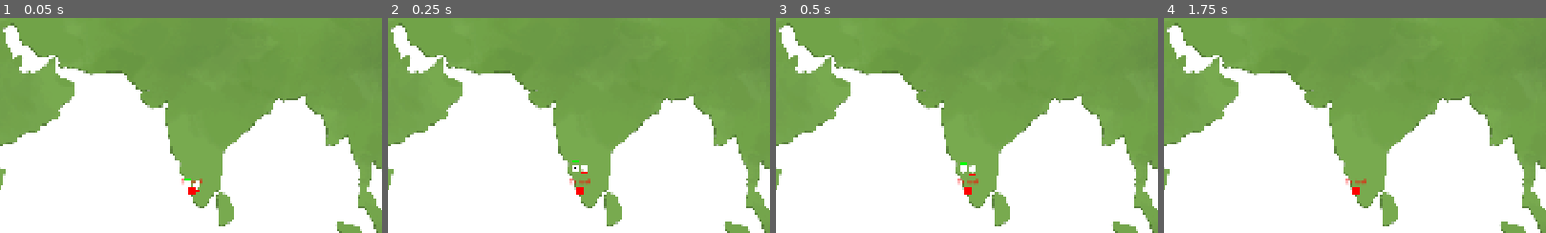
Above: before the commit, frames 1-4 (left to right).
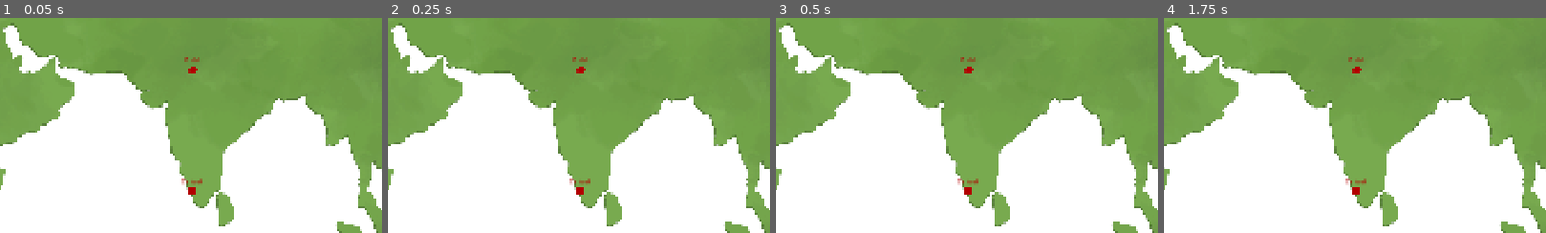
Above: after the commit, the same moments.

Repository: SharkyBSA/RDVH-2026
Game: Godot game, scene res://baptiste/main.tscn
Two runs of this game, one before a commit and one after it. Both use one fixed random seed, a clock stepped at 60 frames per second and the inputs below.
Inputs (mouse positions are % of the whole screen's width and height, from its top left):
- Up to frame 1 (0.05 s): no input
- Up to frame 2 (0.25 s): no input
- Up to frame 3 (0.5 s): no input
- Up to frame 4 (1.75 s): click (50, 41) at 0.52 s; tap Enter at 1.25 s
The pictures show only the part of the screen within x 26-76%, y 6-56%; the shares and areas given below are measured in that part.

The runs differ from the first frame. In frame 1, 0.4% of the frame differs, in the area x 47-53%, y 18-83%; in frame 2, 0.4%; in frame 3, 0.4%; in frame 4, 0.2%.

Commit message:
push

Diff:
--- a/alice/turn_mgr/events/turn_event.gd
+++ b/alice/turn_mgr/events/turn_event.gd
@@ -3,7 +3,8 @@
 ##Event.new() cree un Event vide
 class_name Event
 
-enum Type {NONE,TEMPEST,FOE}
+enum Type {NONE,TEMPEST,FOE,SPAWN}
 
 @export var target_town : int = 0
 @export var type : Type = Type.NONE
+@export var turn := 0
--- a/alice/turn_mgr/town_offer/town_proposition.gd
+++ b/alice/turn_mgr/town_offer/town_proposition.gd
@@ -4,10 +4,9 @@
 class_name TownOffer
 
 @export var town : int = -1
-@export var res_to_send : String = ""
-@export var send_amount : float = 0
-@export var res_to_receive : String = ""
-@export var receive_amount : float = 0
+@export var resource : String = ""
+## Negative means that it buys
+@export var amount : int = 0
 
-func convert_offer(offer_send_amount: float)->float:
-	return offer_send_amount*receive_amount/send_amount
+#func convert_offer(offer_send_amount: int)->int:
+	#return offer_send_amount*receive_amount/send_amount
--- a/alice/turn_mgr/turn_manager.gd
+++ b/alice/turn_mgr/turn_manager.gd
@@ -4,17 +4,17 @@
 @export var events : GameEvents
 @export var town_offers : GameTownOffers
 
-var current_turn : int = 0
+var current_turn := 0
 signal next_turned
 
 func next_turn() -> void:
-	current_turn+=1
+	current_turn += 1
 	next_turned.emit()
 
 ##Permet de recuper l'event de ce tour
-func get_turn_event()->Event:
+func get_turn_event() -> Event:
 	return events.get_event_of_turn(current_turn)
 
 ##Permet de recuperer toutes les offres de villes pour ce tour
-func get_turn_town_offers()->Array[TownOffer]:
+func get_turn_town_offers() -> Array[TownOffer]:
 	return town_offers.get_town_offers_of_turn(current_turn)
--- a/baptiste/main.tscn
+++ b/baptiste/main.tscn
@@ -1,9 +1,52 @@
 [gd_scene format=3 uid="uid://d4aqgc1yb1tcg"]
 
 [ext_resource type="Texture2D" uid="uid://1jk6g70q232y" path="res://assets/map.png" id="1_08s08"]
+[ext_resource type="PackedScene" uid="uid://dgfv6e3vip0a4" path="res://alice/turn_mgr/turn_manager.tscn" id="1_olmnm"]
+[ext_resource type="Script" uid="uid://dji1gvea14ls8" path="res://alice/turn_mgr/events/turn_event.gd" id="2_ekwjs"]
 [ext_resource type="PackedScene" uid="uid://gebyhljdrb4c" path="res://baptiste/town.tscn" id="2_eos35"]
+[ext_resource type="Script" uid="uid://bu7cj6yg78hg2" path="res://alice/turn_mgr/town_offer/game_town_offers.gd" id="2_wbs85"]
+[ext_resource type="Script" uid="uid://0lvj1rsiyhjb" path="res://alice/turn_mgr/town_offer/array_town_offers.gd" id="3_5iygx"]
+[ext_resource type="Script" uid="uid://drfbg3jb0nf5x" path="res://alice/turn_mgr/events/game_events.gd" id="3_n0y6q"]
+[ext_resource type="Texture2D" uid="uid://v5v7ahwfgyfd" path="res://assets/banners/placeholder.png" id="4_6q2l1"]
+[ext_resource type="Script" uid="uid://76olk5l6av78" path="res://alice/turn_mgr/town_offer/town_proposition.gd" id="4_ekwjs"]
+[ext_resource type="Script" uid="uid://8gf4q40bt0ms" path="res://baptiste/trade_window.gd" id="4_pdaul"]
+[ext_resource type="Texture2D" uid="uid://cnvf8yuxfkx0o" path="res://assets/transport/boat.png" id="5_pdaul"]
+
+[sub_resource type="Resource" id="Resource_iunt3"]
+script = ExtResource("2_ekwjs")
+target_town = 2
+type = 3
+turn = 1
+metadata/_custom_type_script = "uid://dji1gvea14ls8"
+
+[sub_resource type="Resource" id="Resource_wj50k"]
+script = ExtResource("3_n0y6q")
+events = Array[ExtResource("2_ekwjs")]([SubResource("Resource_iunt3")])
+metadata/_custom_type_script = "uid://drfbg3jb0nf5x"
+
+[sub_resource type="Resource" id="Resource_5iygx"]
+script = ExtResource("4_ekwjs")
+metadata/_custom_type_script = "uid://76olk5l6av78"
+
+[sub_resource type="Resource" id="Resource_ekwjs"]
+script = ExtResource("3_5iygx")
+offers = Array[ExtResource("4_ekwjs")]([SubResource("Resource_5iygx"), null])
+metadata/_custom_type_script = "uid://0lvj1rsiyhjb"
+
+[sub_resource type="Resource" id="Resource_wbs85"]
+script = ExtResource("3_5iygx")
+metadata/_custom_type_script = "uid://0lvj1rsiyhjb"
+
+[sub_resource type="Resource" id="Resource_n0y6q"]
+script = ExtResource("2_wbs85")
+town_offers = Array[ExtResource("3_5iygx")]([SubResource("Resource_ekwjs"), SubResource("Resource_wbs85")])
+metadata/_custom_type_script = "uid://bu7cj6yg78hg2"
 
 [node name="Main" type="Node" unique_id=2072706222]
+
+[node name="TurnManager" parent="." unique_id=610062439 instance=ExtResource("1_olmnm")]
+events = SubResource("Resource_wj50k")
+town_offers = SubResource("Resource_n0y6q")
 
 [node name="UI" type="Control" parent="." unique_id=1370429011]
 layout_mode = 3
@@ -23,10 +66,309 @@
 texture = ExtResource("1_08s08")
 expand_mode = 1
 
-[node name="Town" parent="UI" unique_id=2064836468 instance=ExtResource("2_eos35")]
-layout_mode = 0
+[node name="TownManager" type="Node" parent="UI" unique_id=1207062910]
+unique_name_in_owner = true
+
+[node name="StartingTown" parent="UI/TownManager" unique_id=2064836468 instance=ExtResource("2_eos35")]
 offset_left = 924.0
 offset_top = 461.0
 offset_right = 1026.0
 offset_bottom = 512.0
 town_name = "Calicut"
+res_type_high = -1
+res_type_low = -1
+
+[node name="Dehli" parent="UI/TownManager" unique_id=2084830226 instance=ExtResource("2_eos35")]
+offset_left = 926.0
+offset_top = 156.0
+offset_right = 1028.0
+offset_bottom = 207.0
+town_name = "Dehli"
+
+[node name="Goa" parent="UI/TownManager" unique_id=811356729 instance=ExtResource("2_eos35")]
+offset_left = 890.0
+offset_top = 379.0
+offset_right = 992.0
+offset_bottom = 430.0
+town_name = "Goa"
+portuguese = true
+
+[node name="TradeWindow" type="Control" parent="UI" unique_id=1043926492]
+z_index = 3
+layout_mode = 1
+anchor_left = 0.1
+anchor_top = 1.1
+anchor_right = 0.9
+anchor_bottom = 1.9
+offset_right = 40.0
+offset_bottom = 40.0
+script = ExtResource("4_pdaul")
+
+[node name="ColorRect" type="ColorRect" parent="UI/TradeWindow" unique_id=1038398775]
+z_index = 3
+layout_mode = 1
+anchors_preset = 15
+anchor_right = 1.0
+anchor_bottom = 1.0
+grow_horizontal = 2
+grow_vertical = 2
+color = Color(0.22352941, 0.3882353, 0.42352942, 1)
+
+[node name="VBoxContainer" type="VBoxContainer" parent="UI/TradeWindow" unique_id=1642692160]
+z_index = 3
+layout_mode = 1
+anchors_preset = -1
+anchor_left = 0.05
+anchor_top = 0.05
+anchor_right = 0.95
+anchor_bottom = 0.95
+grow_horizontal = 2
+grow_vertical = 2
+theme_override_constants/separation = 50
+
+[node name="Title" type="Label" parent="UI/TradeWindow/VBoxContainer" unique_id=958919449]
+z_index = 3
+layout_mode = 2
+theme_override_font_sizes/font_size = 50
+text = "Lancement d'expédition vers X"
+horizontal_alignment = 1
+
+[node name="Banner" type="TextureRect" parent="UI/TradeWindow/VBoxContainer" unique_id=670152815]
+z_index = 3
+custom_maximum_size = Vector2(-1, 300)
+layout_mode = 2
+texture = ExtResource("4_6q2l1")
+expand_mode = 4
+
+[node name="HBoxContainer" type="HBoxContainer" parent="UI/TradeWindow/VBoxContainer" unique_id=2056092799]
+z_index = 3
+layout_mode = 2
+theme_override_constants/separation = 100
+alignment = 1
+
+[node name="ColorRect" type="ColorRect" parent="UI/TradeWindow/VBoxContainer/HBoxContainer" unique_id=274570232]
+z_index = 3
+custom_minimum_size = Vector2(305.265, 287.13)
+layout_mode = 2
+color = Color(0.32544094, 0.32544088, 0.32544088, 1)
+
+[node name="VBoxContainer" type="VBoxContainer" parent="UI/TradeWindow/VBoxContainer/HBoxContainer/ColorRect" unique_id=2013505970]
+layout_mode = 1
+anchors_preset = 15
+anchor_right = 1.0
+anchor_bottom = 1.0
+grow_horizontal = 2
+grow_vertical = 2
+
+[node name="Title" type="Label" parent="UI/TradeWindow/VBoxContainer/HBoxContainer/ColorRect/VBoxContainer" unique_id=108971776]
+layout_mode = 2
+text = "Marchandises"
+horizontal_alignment = 1
+
+[node name="HBoxContainer" type="HBoxContainer" parent="UI/TradeWindow/VBoxContainer/HBoxContainer/ColorRect/VBoxContainer" unique_id=1755351769]
+layout_mode = 2
+theme_override_constants/separation = 10
+alignment = 1
+
+[node name="VBoxContainer" type="VBoxContainer" parent="UI/TradeWindow/VBoxContainer/HBoxContainer/ColorRect/VBoxContainer/HBoxContainer" unique_id=893513060]
+layout_mode = 2
+theme_override_constants/separation = 20
+alignment = 1
+
+[node name="ColorRect" type="ColorRect" parent="UI/TradeWindow/VBoxContainer/HBoxContainer/ColorRect/VBoxContainer/HBoxContainer/VBoxContainer" unique_id=2129335613]
+custom_minimum_size = Vector2(200, 200)
+layout_mode = 2
+color = Color(0.20152658, 0.20152658, 0.20152658, 1)
+
+[node name="TextureRect" type="TextureRect" parent="UI/TradeWindow/VBoxContainer/HBoxContainer/ColorRect/VBoxContainer/HBoxContainer/VBoxContainer/ColorRect" unique_id=764401237]
+custom_maximum_size = Vector2(200, 200)
+propagate_maximum_size = true
+layout_mode = 0
+offset_top = 4.0
+offset_right = 200.0
+offset_bottom = 204.0
+texture = ExtResource("5_pdaul")
+
+[node name="HBoxContainer" type="HBoxContainer" parent="UI/TradeWindow/VBoxContainer/HBoxContainer/ColorRect/VBoxContainer/HBoxContainer/VBoxContainer" unique_id=1448829759]
+layout_mode = 2
+theme_override_constants/separation = 20
+alignment = 1
+
+[node name="TradeButtonSubtract" type="Button" parent="UI/TradeWindow/VBoxContainer/HBoxContainer/ColorRect/VBoxContainer/HBoxContainer/VBoxContainer/HBoxContainer" unique_id=2011798243]
+unique_name_in_owner = true
+custom_minimum_size = Vector2(30, 0)
+layout_mode = 2
+disabled = true
+text = "-"
+
+[node name="TradeLabel" type="Label" parent="UI/TradeWindow/VBoxContainer/HBoxContainer/ColorRect/VBoxContainer/HBoxContainer/VBoxContainer/HBoxContainer" unique_id=509736930]
+unique_name_in_owner = true
+custom_minimum_size = Vector2(20, 0)
+custom_maximum_size = Vector2(20, -1)
+layout_mode = 2
+text = "0"
+horizontal_alignment = 1
+
+[node name="TradeButtonAdd" type="Button" parent="UI/TradeWindow/VBoxContainer/HBoxContainer/ColorRect/VBoxContainer/HBoxContainer/VBoxContainer/HBoxContainer" unique_id=1681775567]
+unique_name_in_owner = true
+custom_minimum_size = Vector2(30, 0)
+layout_mode = 2
+text = "+"
+
+[node name="VBoxContainer2" type="VBoxContainer" parent="UI/TradeWindow/VBoxContainer/HBoxContainer/ColorRect/VBoxContainer/HBoxContainer" unique_id=1340870045]
+layout_mode = 2
+alignment = 1
+
+[node name="LabelStock" type="Label" parent="UI/TradeWindow/VBoxContainer/HBoxContainer/ColorRect/VBoxContainer/HBoxContainer/VBoxContainer2" unique_id=311348096]
+layout_mode = 2
+text = "X à vendre"
+horizontal_alignment = 1
+
+[node name="TradeProgressBar" type="ProgressBar" parent="UI/TradeWindow/VBoxContainer/HBoxContainer/ColorRect/VBoxContainer/HBoxContainer/VBoxContainer2" unique_id=740463125]
+unique_name_in_owner = true
+custom_minimum_size = Vector2(0, 200)
+layout_mode = 2
+fill_mode = 3
+
+[node name="LabelShipping" type="Label" parent="UI/TradeWindow/VBoxContainer/HBoxContainer/ColorRect/VBoxContainer/HBoxContainer/VBoxContainer2" unique_id=399673325]
+unique_name_in_owner = true
+layout_mode = 2
+text = "Cargo X"
+horizontal_alignment = 1
+
+[node name="ColorRect2" type="ColorRect" parent="UI/TradeWindow/VBoxContainer/HBoxContainer" unique_id=1320254923]
+z_index = 3
+custom_minimum_size = Vector2(305.265, 287.13)
+layout_mode = 2
+color = Color(0.32544094, 0.32544088, 0.32544088, 1)
+
+[node name="VBoxContainer" type="VBoxContainer" parent="UI/TradeWindow/VBoxContainer/HBoxContainer/ColorRect2" unique_id=1767974419]
+layout_mode = 1
+anchors_preset = 15
+anchor_right = 1.0
+anchor_bottom = 1.0
+grow_horizontal = 2
+grow_vertical = 2
+
+[node name="Title" type="Label" parent="UI/TradeWindow/VBoxContainer/HBoxContainer/ColorRect2/VBoxContainer" unique_id=1965144305]
+layout_mode = 2
+text = "Protection"
+horizontal_alignment = 1
+
+[node name="HBoxContainer" type="HBoxContainer" parent="UI/TradeWindow/VBoxContainer/HBoxContainer/ColorRect2/VBoxContainer" unique_id=558341519]
+layout_mode = 2
+theme_override_constants/separation = 10
+alignment = 1
+
+[node name="VBoxContainer" type="VBoxContainer" parent="UI/TradeWindow/VBoxContainer/HBoxContainer/ColorRect2/VBoxContainer/HBoxContainer" unique_id=511325084]
+layout_mode = 2
+theme_override_constants/separation = 20
+alignment = 1
+
+[node name="ColorRect" type="ColorRect" parent="UI/TradeWindow/VBoxContainer/HBoxContainer/ColorRect2/VBoxContainer/HBoxContainer/VBoxContainer" unique_id=436270259]
+custom_minimum_size = Vector2(200, 200)
+layout_mode = 2
+color = Color(0.20152658, 0.20152658, 0.20152658, 1)
+
+[node name="TextureRect" type="TextureRect" parent="UI/TradeWindow/VBoxContainer/HBoxContainer/ColorRect2/VBoxContainer/HBoxContainer/VBoxContainer/ColorRect" unique_id=214647945]
+custom_maximum_size = Vector2(200, 200)
+propagate_maximum_size = true
+layout_mode = 0
+offset_top = 4.0
+offset_right = 200.0
+offset_bottom = 204.0
+texture = ExtResource("5_pdaul")
+
+[node name="HBoxContainer" type="HBoxContainer" parent="UI/TradeWindow/VBoxContainer/HBoxContainer/ColorRect2/VBoxContainer/HBoxContainer/VBoxContainer" unique_id=947715292]
+layout_mode = 2
+theme_override_constants/separation = 20
+alignment = 1
+
+[node name="ButtonRemove" type="Button" parent="UI/TradeWindow/VBoxContainer/HBoxContainer/ColorRect2/VBoxContainer/HBoxContainer/VBoxContainer/HBoxContainer" unique_id=1050927573]
+custom_minimum_size = Vector2(30, 0)
+layout_mode = 2
+text = "-"
+
+[node name="Label" type="Label" parent="UI/TradeWindow/VBoxContainer/HBoxContainer/ColorRect2/VBoxContainer/HBoxContainer/VBoxContainer/HBoxContainer" unique_id=1386561738]
+custom_minimum_size = Vector2(20, 0)
+custom_maximum_size = Vector2(20, -1)
+layout_mode = 2
+text = "0"
+horizontal_alignment = 1
+
+[node name="ButtonAdd" type="Button" parent="UI/TradeWindow/VBoxContainer/HBoxContainer/ColorRect2/VBoxContainer/HBoxContainer/VBoxContainer/HBoxContainer" unique_id=2017689342]
+custom_minimum_size = Vector2(30, 0)
+layout_mode = 2
+text = "+"
+
+[node name="VBoxContainer2" type="VBoxContainer" parent="UI/TradeWindow/VBoxContainer/HBoxContainer/ColorRect2/VBoxContainer/HBoxContainer" unique_id=2121044083]
+layout_mode = 2
+alignment = 1
+
+[node name="Label" type="Label" parent="UI/TradeWindow/VBoxContainer/HBoxContainer/ColorRect2/VBoxContainer/HBoxContainer/VBoxContainer2" unique_id=29030480]
+layout_mode = 2
+text = "Risque
+du voyage"
+horizontal_alignment = 1
+
+[node name="GuardProgressBar" type="ProgressBar" parent="UI/TradeWindow/VBoxContainer/HBoxContainer/ColorRect2/VBoxContainer/HBoxContainer/VBoxContainer2" unique_id=363205713]
+custom_minimum_size = Vector2(50, 200)
+layout_mode = 2
+fill_mode = 3
+
+[node name="ColorRect3" type="ColorRect" parent="UI/TradeWindow/VBoxContainer/HBoxContainer" unique_id=1023423432]
+z_index = 3
+custom_minimum_size = Vector2(305.265, 287.13)
+layout_mode = 2
+color = Color(0.32544094, 0.32544088, 0.32544088, 1)
+
+[node name="VBoxContainer" type="VBoxContainer" parent="UI/TradeWindow/VBoxContainer/HBoxContainer/ColorRect3" unique_id=1486172415]
+layout_mode = 1
+anchors_preset = 15
+anchor_right = 1.0
+anchor_bottom = 1.0
+grow_horizontal = 2
+grow_vertical = 2
+theme_override_constants/separation = 85
+alignment = 1
+
+[node name="Title" type="Label" parent="UI/TradeWindow/VBoxContainer/HBoxContainer/ColorRect3/VBoxContainer" unique_id=1224058045]
+layout_mode = 2
+text = "Résultats de l'expédition"
+horizontal_alignment = 1
+
+[node name="VBoxContainer" type="VBoxContainer" parent="UI/TradeWindow/VBoxContainer/HBoxContainer/ColorRect3/VBoxContainer" unique_id=501269776]
+layout_mode = 2
+theme_override_constants/separation = 20
+
+[node name="CostLabel" type="Label" parent="UI/TradeWindow/VBoxContainer/HBoxContainer/ColorRect3/VBoxContainer/VBoxContainer" unique_id=304588010]
+layout_mode = 2
+text = "Coût de l'expédition :"
+horizontal_alignment = 1
+
+[node name="DurationLabel" type="Label" parent="UI/TradeWindow/VBoxContainer/HBoxContainer/ColorRect3/VBoxContainer/VBoxContainer" unique_id=2144339570]
+layout_mode = 2
+text = "Durée de l'expédition :"
+horizontal_alignment = 1
+
+[node name="Button" type="Button" parent="UI/TradeWindow/VBoxContainer/HBoxContainer/ColorRect3/VBoxContainer" unique_id=2006855605]
+layout_mode = 2
+text = "Lancer l'expédition"
+
+[node name="ExitButton" type="Button" parent="UI/TradeWindow" unique_id=2145844087]
+z_index = 3
+custom_minimum_size = Vector2(30, 30)
+layout_mode = 1
+anchors_preset = -1
+anchor_left = 0.975
+anchor_top = 0.01
+anchor_right = 0.995
+anchor_bottom = 0.05
+offset_left = -8.0
+offset_bottom = 8.0
+grow_horizontal = 0
+text = "X"
+
+[connection signal="pressed" from="UI/TradeWindow/VBoxContainer/HBoxContainer/ColorRect/VBoxContainer/HBoxContainer/VBoxContainer/HBoxContainer/TradeButtonSubtract" to="UI/TradeWindow" method="_on_button_trade_pressed" binds= [-1]]
+[connection signal="pressed" from="UI/TradeWindow/VBoxContainer/HBoxContainer/ColorRect/VBoxContainer/HBoxContainer/VBoxContainer/HBoxContainer/TradeButtonAdd" to="UI/TradeWindow" method="_on_button_trade_pressed" binds= [1]]
+[connection signal="pressed" from="UI/TradeWindow/ExitButton" to="UI/TradeWindow" method="_on_exit_button_pressed"]
--- a/baptiste/town.gd
+++ b/baptiste/town.gd
@@ -4,30 +4,34 @@
 @export var res_type_high := 0
 @export var res_type_low := 0
 @export var portuguese := false
-signal clicked()
+signal clicked(display_name, resource)
 
 func _ready():
 	$VBoxContainer/TownName.text = town_name
-	$VBoxContainer/TownName.modulate = Color(1, 0, 0) if !portuguese else Color(1, 0, 1)
-	$VBoxContainer/Icon.modulate = Color(1, 0, 0) if !portuguese else Color(1, 0, 1)
-	popup(2)
+	$VBoxContainer/TownName.modulate = Color(0.7, 0, 0) if !portuguese else Color(0.7, 0, 1)
+	$VBoxContainer/Icon.modulate = Color(0.7, 0, 0) if !portuguese else Color(0.7, 0, 1)
+	if portuguese: scale = Vector2.ZERO
 
 func _process(_delta):
 	if Input.is_action_just_pressed("escape"): get_tree().free()
 
 func _on_texture_button_pressed():
-	emit_signal("clicked")
-	hide_popup()
+	emit_signal("clicked", town_name, res_type_high)
+
+func display():
+	var tween = create_tween()
+	tween.tween_property(self, "scale", Vector2.ONE, 1).set_ease(Tween.EASE_OUT).set_trans(Tween.TRANS_EXPO)
 
 ## Show the popup to start a trade. If type is 0, hides the down. 1, hides the up. 2, show both.
 func popup(type := 0):
-	$TradeHBox/UpVBox.visible = true if type == 0 or type == 2 else false
-	$TradeHBox/DownVBox.visible = true if type == 1 or type == 2 else false
+	$TradeHBox/ArrowUp.visible = true if type == 0 else false
+	$TradeHBox/ArrowDown.visible = true if type == 1 else false
 	# Animation
-	$TradeHBox.position.y = 20
-	$TradeHBox.modulate = Color(1, 1, 1, 1)
+	$TradeHBox.position.y = 0
+	$TradeHBox.modulate.a = 1
+	$TradeHBox.show()
 	var tween = create_tween()
-	tween.tween_property($TradeHBox, "position:y", -40, 0.5).set_ease(Tween.EASE_OUT).set_trans(Tween.TRANS_SPRING)
+	tween.tween_property($TradeHBox, "position:y", -80, 0.5).set_ease(Tween.EASE_OUT).set_trans(Tween.TRANS_SPRING)
 
 func hide_popup():
 	var tween = create_tween()
--- a/baptiste/town.tscn
+++ b/baptiste/town.tscn
@@ -31,38 +31,42 @@
 texture = ExtResource("1_40qig")
 expand_mode = 2
 
-[node name="TradeHBox" type="HBoxContainer" parent="." unique_id=285110623]
+[node name="TradeHBox" type="VBoxContainer" parent="." unique_id=1617168093]
+visible = false
 z_index = 1
-layout_mode = 0
-offset_top = 20.0
-offset_right = 102.0
-offset_bottom = 60.0
+layout_mode = 1
+anchors_preset = 8
+anchor_left = 0.5
+anchor_top = 0.5
+anchor_right = 0.5
+anchor_bottom = 0.5
+offset_left = -64.0
+offset_top = -25.5
+offset_right = 64.0
+offset_bottom = 62.5
+grow_horizontal = 2
+grow_vertical = 2
 alignment = 1
 
-[node name="UpVBox" type="VBoxContainer" parent="TradeHBox" unique_id=841393989]
-layout_mode = 2
-theme_override_constants/separation = 0
-alignment = 1
-
-[node name="ArrowUp" type="TextureRect" parent="TradeHBox/UpVBox" unique_id=2067189434]
+[node name="ArrowUp" type="TextureRect" parent="TradeHBox" unique_id=2067189434]
 modulate = Color(0, 1, 0, 1)
-custom_minimum_size = Vector2(40, 10)
-custom_maximum_size = Vector2(20, 10)
+custom_minimum_size = Vector2(40, 20)
+custom_maximum_size = Vector2(40, 20)
 layout_mode = 2
 size_flags_horizontal = 4
 texture = ExtResource("3_5wbrl")
 
-[node name="TextureButton" type="TextureButton" parent="TradeHBox/UpVBox" unique_id=160291219]
-custom_minimum_size = Vector2(40, 20)
-custom_maximum_size = Vector2(20, 20)
+[node name="TextureButton" type="TextureButton" parent="TradeHBox" unique_id=160291219]
+custom_minimum_size = Vector2(40, 40)
+custom_maximum_size = Vector2(40, 40)
 layout_mode = 2
 size_flags_horizontal = 4
 texture_normal = ExtResource("1_40qig")
 stretch_mode = 0
 
-[node name="TextureRect" type="TextureRect" parent="TradeHBox/UpVBox/TextureButton" unique_id=1850787545]
-custom_minimum_size = Vector2(5, 5)
-custom_maximum_size = Vector2(5, 5)
+[node name="TextureRect" type="TextureRect" parent="TradeHBox/TextureButton" unique_id=1850787545]
+custom_minimum_size = Vector2(20, 20)
+custom_maximum_size = Vector2(30, 30)
 layout_mode = 1
 anchors_preset = 8
 anchor_left = 0.5
@@ -77,61 +81,13 @@
 grow_vertical = 2
 texture = ExtResource("4_ghyft")
 
-[node name="ArrowDown" type="TextureRect" parent="TradeHBox/UpVBox" unique_id=1777700589]
-modulate = Color(1, 0, 0, 0)
-custom_minimum_size = Vector2(40, 10)
-custom_maximum_size = Vector2(20, 10)
+[node name="ArrowDown" type="TextureRect" parent="TradeHBox" unique_id=1777700589]
+modulate = Color(1, 0, 0, 1)
+custom_minimum_size = Vector2(40, 20)
+custom_maximum_size = Vector2(40, 20)
 layout_mode = 2
 size_flags_horizontal = 4
 texture = ExtResource("3_5wbrl")
 flip_v = true
 
-[node name="DownVBox" type="VBoxContainer" parent="TradeHBox" unique_id=1031098427]
-layout_mode = 2
-theme_override_constants/separation = 0
-alignment = 1
-
-[node name="ArrowUp" type="TextureRect" parent="TradeHBox/DownVBox" unique_id=721953880]
-modulate = Color(0, 1, 0, 0)
-custom_minimum_size = Vector2(40, 10)
-custom_maximum_size = Vector2(20, 10)
-layout_mode = 2
-size_flags_horizontal = 4
-texture = ExtResource("3_5wbrl")
-
-[node name="TextureButton" type="TextureButton" parent="TradeHBox/DownVBox" unique_id=328394318]
-custom_minimum_size = Vector2(40, 20)
-custom_maximum_size = Vector2(20, 20)
-layout_mode = 2
-size_flags_horizontal = 4
-texture_normal = ExtResource("1_40qig")
-stretch_mode = 0
-
-[node name="TextureRect" type="TextureRect" parent="TradeHBox/DownVBox/TextureButton" unique_id=1447915287]
-custom_minimum_size = Vector2(5, 5)
-custom_maximum_size = Vector2(5, 5)
-layout_mode = 1
-anchors_preset = 8
-anchor_left = 0.5
-anchor_top = 0.5
-anchor_right = 0.5
-anchor_bottom = 0.5
-offset_left = -81.0
-offset_top = -81.0
-offset_right = 81.0
-offset_bottom = 81.0
-grow_horizontal = 2
-grow_vertical = 2
-texture = ExtResource("4_ghyft")
-
-[node name="ArrowDown" type="TextureRect" parent="TradeHBox/DownVBox" unique_id=2036918227]
-modulate = Color(1, 0, 0, 1)
-custom_minimum_size = Vector2(40, 10)
-custom_maximum_size = Vector2(20, 10)
-layout_mode = 2
-size_flags_horizontal = 4
-texture = ExtResource("3_5wbrl")
-flip_v = true
-
-[connection signal="pressed" from="TradeHBox/UpVBox/TextureButton" to="." method="_on_texture_button_pressed"]
-[connection signal="pressed" from="TradeHBox/DownVBox/TextureButton" to="." method="_on_texture_button_pressed"]
+[connection signal="pressed" from="TradeHBox/TextureButton" to="." method="_on_texture_button_pressed"]
--- /dev/null
+++ b/baptiste/trade_window.gd
@@ -0,0 +1,33 @@
+extends Control
+
+var trade_amount := 0
+
+func _ready():
+	for town in %TownManager.get_children():
+		town.clicked.connect(popup)
+
+## Shows the trade window
+func popup(town_name : String, res : int):
+	# Animation
+	var tween = create_tween()
+	tween.set_parallel()
+	tween.tween_property(self, "anchor_top", 0.1, 1).set_ease(Tween.EASE_OUT).set_trans(Tween.TRANS_EXPO)
+	tween.tween_property(self, "anchor_bottom", 0.9, 1).set_ease(Tween.EASE_OUT).set_trans(Tween.TRANS_EXPO)
+
+	# Setups all base values
+	$VBoxContainer/Title.text = "Lancement d'expédition vers %s" % town_name
+	trade_amount = 0
+	%TradeLabel.text = "0"
+
+# Closes the windw
+func _on_exit_button_pressed():
+	var tween = create_tween()
+	tween.set_parallel()
+	tween.tween_property(self, "anchor_top", 1.1, 1).set_ease(Tween.EASE_OUT).set_trans(Tween.TRANS_EXPO)
+	tween.tween_property(self, "anchor_bottom", 1.9, 1).set_ease(Tween.EASE_OUT).set_trans(Tween.TRANS_EXPO)
+
+# Adds or substract "amount" to the amount of resource
+func _on_button_trade_pressed(amount : int):
+	trade_amount += amount
+	%TradeButtonSubtract.disabled = false if trade_amount >= 1 else true
+	%TradeLabel.text = str(trade_amount)
Binary file added: assets/banners/2012190038-det02.webp
Not shown, added: assets/banners/2012190038-det02.webp.import
Binary file added: assets/banners/placeholder.jpg
Not shown, added: assets/banners/placeholder.jpg.import
Binary file added: assets/banners/placeholder.png
Not shown, added: assets/banners/placeholder.png.import
Binary file added: assets/transport/boat.png
Not shown, added: assets/transport/boat.png.import
Not shown, added: baptiste/trade_window.gd.uid
